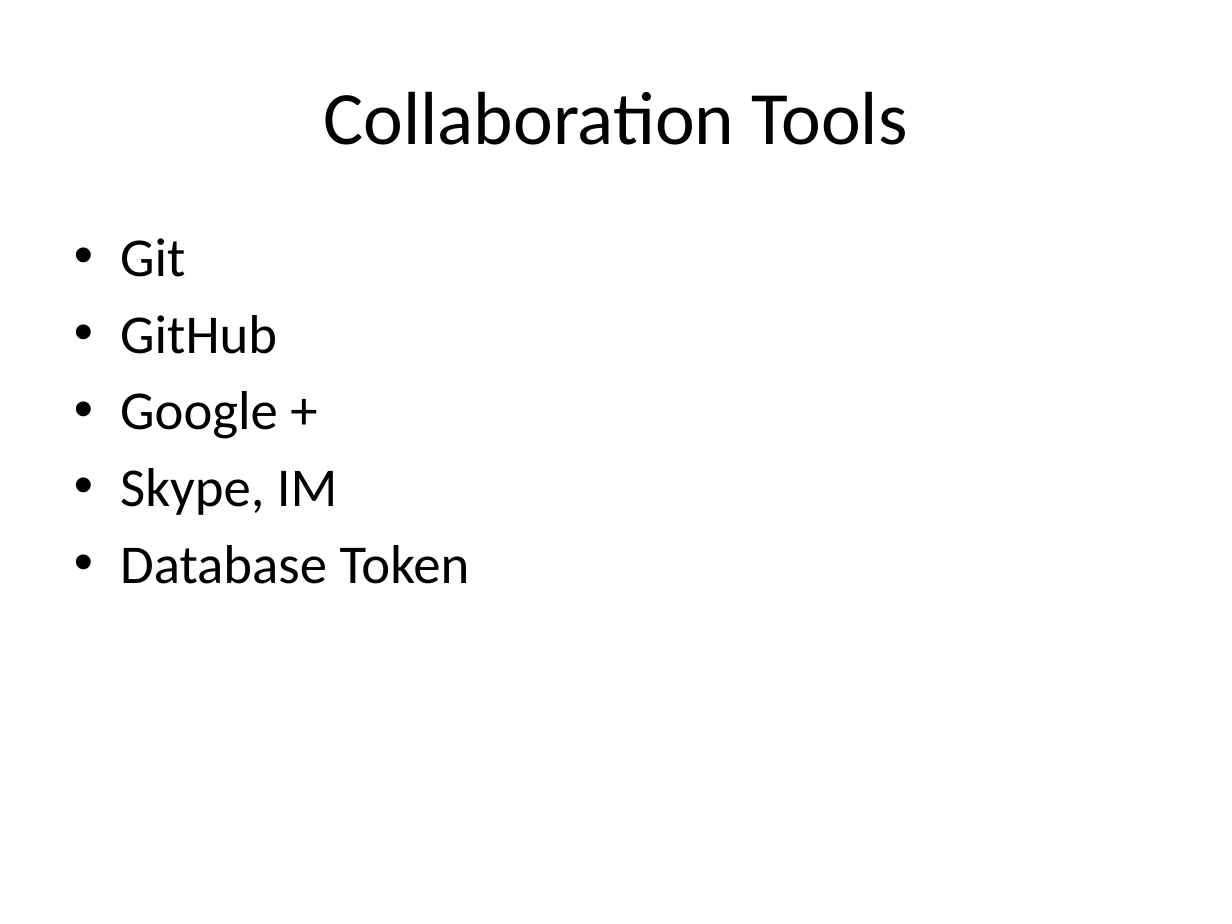
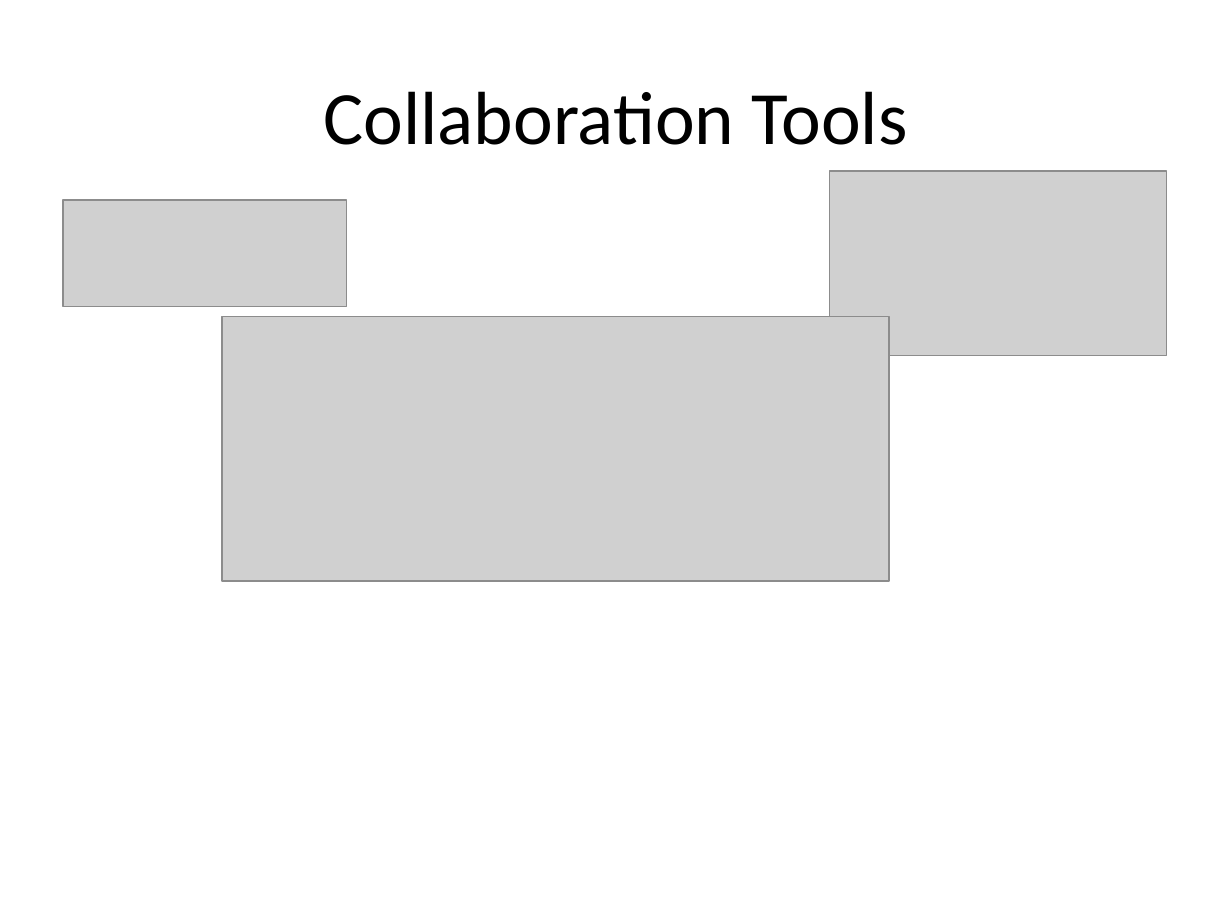
Before and after one commit to giovannic/crowdtrust, a slide deck: slide 8 of presentation/CrowdTrust .pptx (slide 7 before the commit). Drawn at 1232x924 pixels with LibreOffice and Linux fonts; fonts in the diff are those of the drawing; grey boxes stand for pictures; background and template pictures are left out. Boxes give left, top, right and bottom in pixels: in the first picture for what was removed or moved away, otherwise in the second. Text is boxed around its words. In the diff, an @@ line names an element or a change of style, - is before the commit and + after.

```diff
--- a/presentation/CrowdTrust .pptx
+++ b/presentation/CrowdTrust .pptx
@@ picture added at (829,171,1165,356) @@
@@ picture added at (63,200,346,307) @@
@@ text removed at (120,238,470,584) @@
-• Git
-• GitHub
-• Google +
-• Skype, IM
-• Database Token
@@ picture added at (222,317,888,582) @@
```
Also in this commit, not shown: 4 other slides changed, 2 slides added, 1 slide removed, 1 other file.
